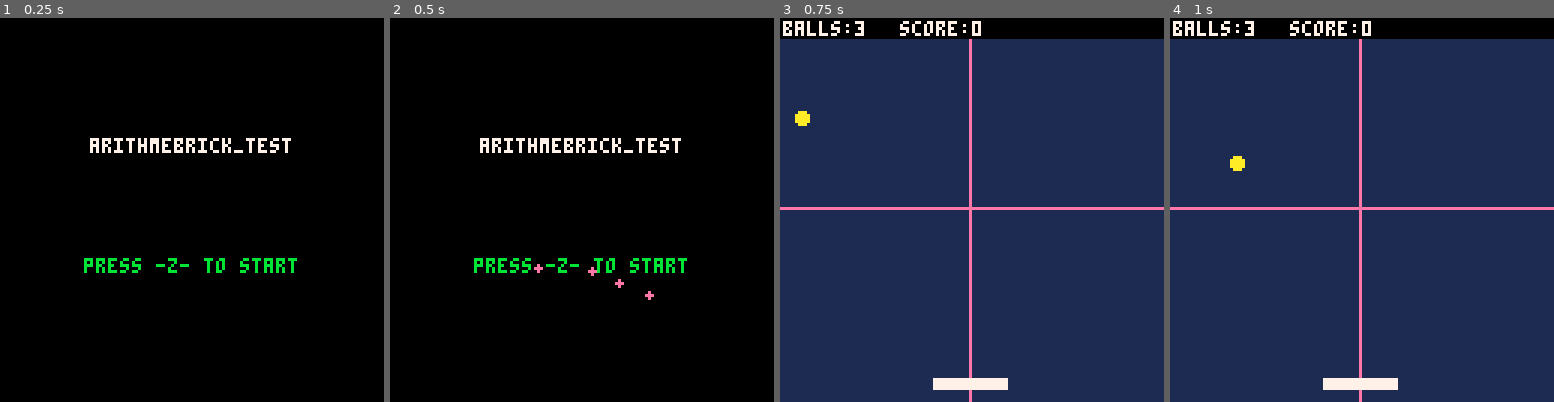
Above: before the commit, frames 1-4 (left to right).
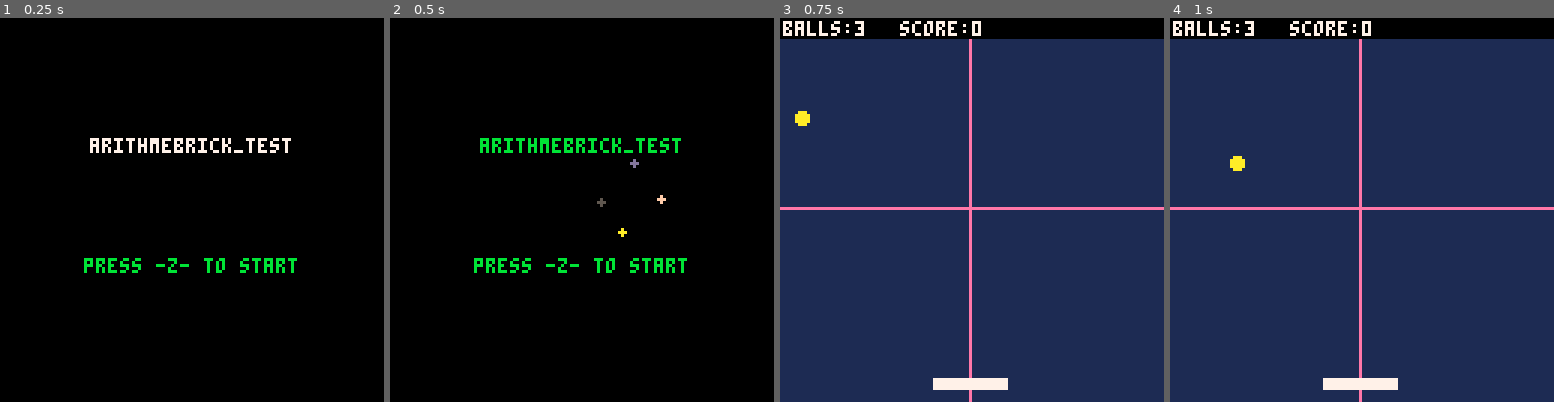
Above: after the commit, the same moments.

Repository: loathe-sum/Arithmebrick
Game: PICO-8 cartridge arithmebrick_mainNotes.p8
Two runs of this game, one before a commit and one after it. Both use one fixed random seed, a clock stepped at 60 frames per second and the inputs below.
Inputs:
- Up to frame 1 (0.25 s): no input
- Up to frame 2 (0.5 s): tap X (X key) at 0.33 s
- Up to frame 3 (0.75 s): tap O (Z key) at 0.7 s
- Up to frame 4 (1 s): no input

Frame 1 is identical in both runs. In frame 2, 1.2% of the frame differs, in the area x 23-76%, y 31-74%; in frame 3, nothing differs; in frame 4, nothing differs.

Commit message:
particles stuff

Diff:
--- a/arithmebrick_mainNotes.p8
+++ b/arithmebrick_mainNotes.p8
@@ -5,6 +5,11 @@
  cls()
  mode="start"
  prts={}
+ lft_prts={}
+ ryt_prts={}
+ strt_txt_clr=7
+ strt_txt_flsh=1
+ flsh_mod=.2
 end
 
 function _update60()
@@ -19,11 +24,40 @@
 
 function update_start()
  if btn(❎) then
-  add(prts,{x=32+rnd(30),y=63})
-  end
+  add(prts,{x=5+rnd(90),y=10})
+  strt_txt_clr+=strt_txt_flsh
+
+  --[[ -failed flash-
+  if strt_txt_clr>15
+  then
+  strt_txt_flsh= -strt_txt_flsh/flsh_mod
+  end
+ if strt_txt_clr<2
+ then
+ strt_txt_flsh = strt_txt_flsh
+ end
+ ]]
+ end
+
   for fuck in all(prts) do
   fuck.x+=1+rnd(3)
-  fuck.y+=1+rnd(3)
+  fuck.y+=1+rnd(10)
+  end
+
+ if btn(⬅️) then
+  add(lft_prts,{x=47,y=63})
+ end
+  for left in all(lft_prts) do
+  left.x+=1+rnd(2)
+  left.y+=rnd(1)
+  end
+
+  if btn(➡️) then
+  add(ryt_prts,{x=79+rnd(15),y=61})
+  end
+  for right in all(ryt_prts) do
+  right.x-=rnd(3)
+  right.y+=rnd(3)
   end
  if btn(4) then
   startgame()
@@ -149,11 +183,18 @@
 
 function draw_start()
  cls()
+
+ prts_clr=10
  for fuck in all(prts) do
-  circfill(fuck.x+rnd(3),fuck.y+rnd(5),1,14)
-
- end
- print("arithmebrick_test",30,40,7)
+  circfill(fuck.x+rnd(3),fuck.y+rnd(5),1,prts_clr+(-16+rnd(31)))
+ end
+ for left in all(lft_prts) do
+  circfill(left.x+rnd(3),left.y+rnd(10),1,prts_clr+rnd(8))
+ end
+ for right in all(ryt_prts) do
+  circfill(right.x-rnd(3),right.y+rnd(5),1,prts_clr+rnd(5))
+ end
+ print("arithmebrick_test",30,40,strt_txt_clr)
  print("press -z- to start",28,80,11)
 end
 
